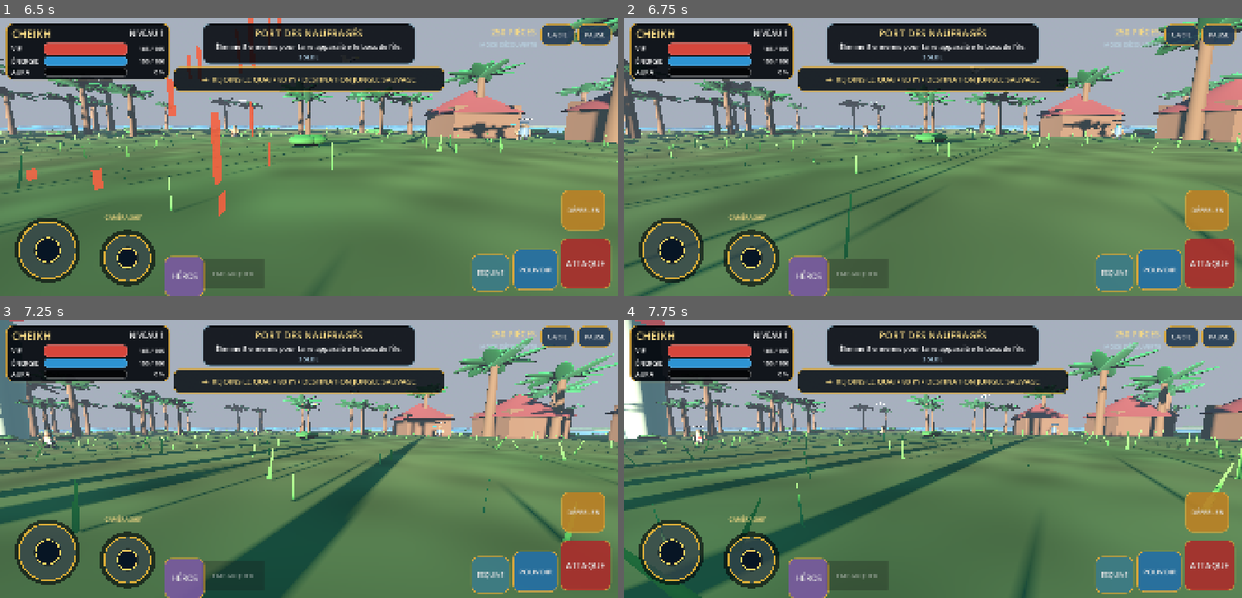
Above: before the commit, frames 1-4 (two rows, left to right).
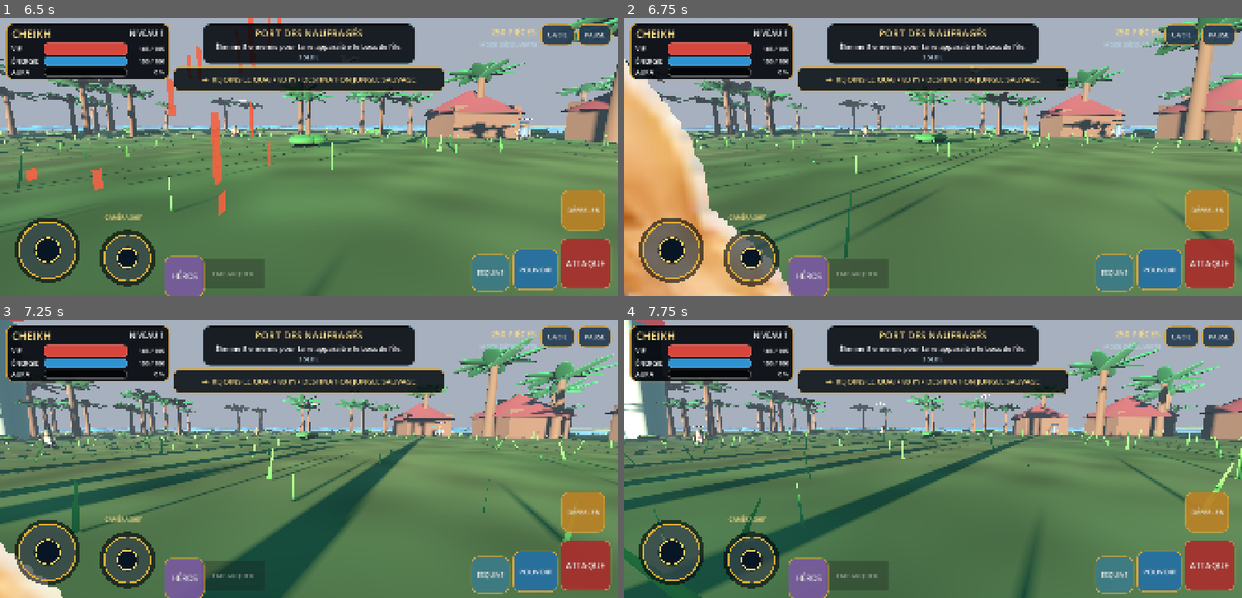
Above: after the commit, the same moments.

Repository: Chasmet/Chk-pirate-warrior-
Game: Godot game, scene res://scenes/main.tscn
Two runs of this game, one before a commit and one after it. Both use one fixed random seed, a clock stepped at 60 frames per second and the inputs below.
Inputs (mouse positions are in pixels of both pictures, inside the frame that each line leads up to):
- Up to frame 1 (6.5 s): click (123, 84) at 0.52 s; click "COMMENCER" at 1.25 s; drag from (414, 193) to (370, 95) at 2.02 s; drag from (49, 251) to (278, 212) at 2.77 s; move the mouse to (129, 257) at 3.52 s; hold D (move_right) 3.53-4.25 s; tap Shift (dodge) at 3.6 s; click (129, 257) at 3.67 s; drag from (278, 212) to (123, 115) at 4.27 s; move the mouse to (494, 198) at 5.02 s; hold A (move_left) 5.03-5.75 s; tap Space (attack) at 5.1 s; drag from (123, 115) to (216, 87) at 5.77 s
- Up to frame 2 (6.75 s): move the mouse to (963, 157) at 6.52 s; hold S (move_back) from 6.53 s (still down); tap Shift (dodge) at 6.6 s; click (963, 157) at 6.67 s
- Up to frame 3 (7.25 s): keep holding S (move_back)
- Up to frame 4 (7.75 s): release S (move_back) at 7.25 s; drag from (840, 389) to (809, 472) at 7.27 s

Frame 1 is identical in both runs. In frame 2, 11% of the frame differs, in the area x 0-27%, y 14-100%; in frame 3, 1.0%; in frame 4, nothing differs.

Commit message:
fix(heroes): conserver l’échelle originale des PNG Android

Diff:
--- a/godot/scripts/hero_factory.gd
+++ b/godot/scripts/hero_factory.gd
@@ -13,7 +13,7 @@
 		"sprite": "res://assets/heroes/cheikh_poses.png",
 		"third_person_sprite": "res://assets/heroes/cheikh_third_person.png",
 		"steering_sprite": "res://assets/heroes/cheikh_steering_v24.png",
-		"pixel_size": 0.00330,
+		"pixel_size": 0.00660,
 		"sprite_y": 1.02
 	},
 	"yvane": {
@@ -27,7 +27,7 @@
 		"sprite": "res://assets/heroes/yvane_poses.png",
 		"third_person_sprite": "res://assets/heroes/yvane_third_person.png",
 		"steering_sprite": "res://assets/heroes/yvane_steering_v24.png",
-		"pixel_size": 0.00292,
+		"pixel_size": 0.00584,
 		"sprite_y": 0.89
 	},
 	"nelvyn": {
@@ -41,7 +41,7 @@
 		"sprite": "res://assets/heroes/nelvyn_poses.png",
 		"third_person_sprite": "res://assets/heroes/nelvyn_third_person.png",
 		"steering_sprite": "res://assets/heroes/nelvyn_steering_v24.png",
-		"pixel_size": 0.00258,
+		"pixel_size": 0.00516,
 		"sprite_y": 0.77
 	}
 }
@@ -72,6 +72,8 @@
 	sprite.hframes = 4
 	sprite.vframes = 1
 	sprite.frame = 0
+	# Les PNG Android font la moitié de la résolution des WebP sources ; le
+	# pixel_size doublé conserve exactement la même taille physique dans le monde.
 	sprite.pixel_size = float(profile["pixel_size"])
 	sprite.position.y = float(profile["sprite_y"])
 	# Le personnage original reste droit et tourne uniquement autour de l’axe Y.
